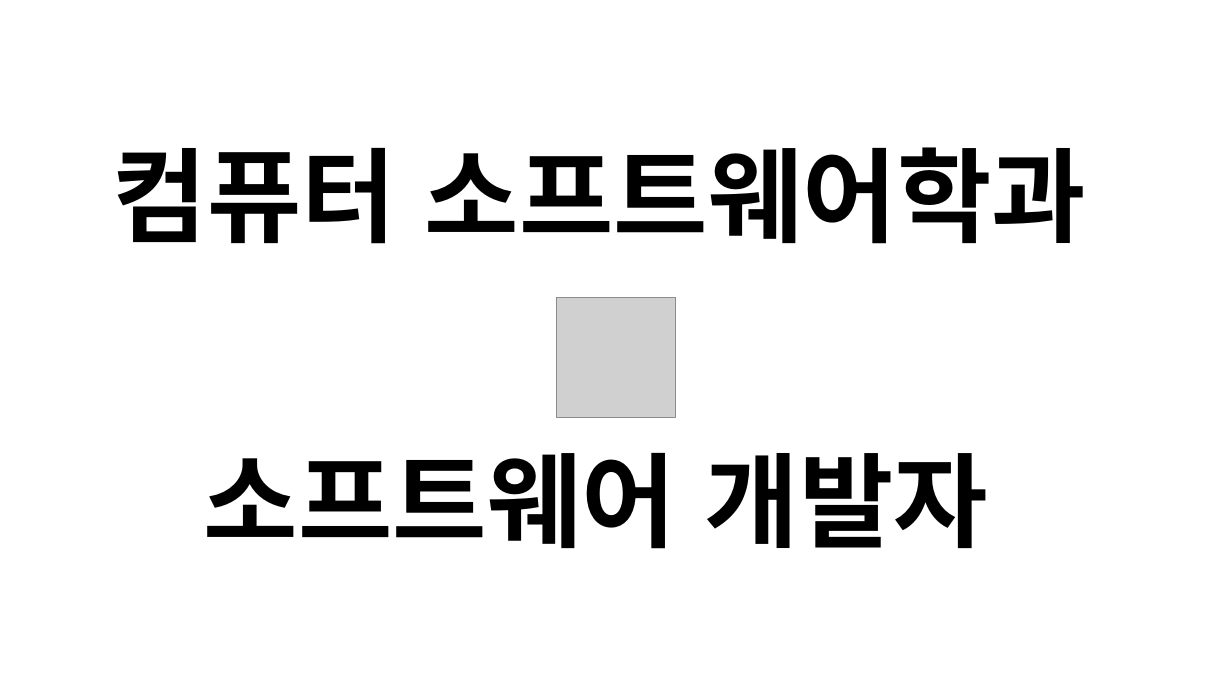
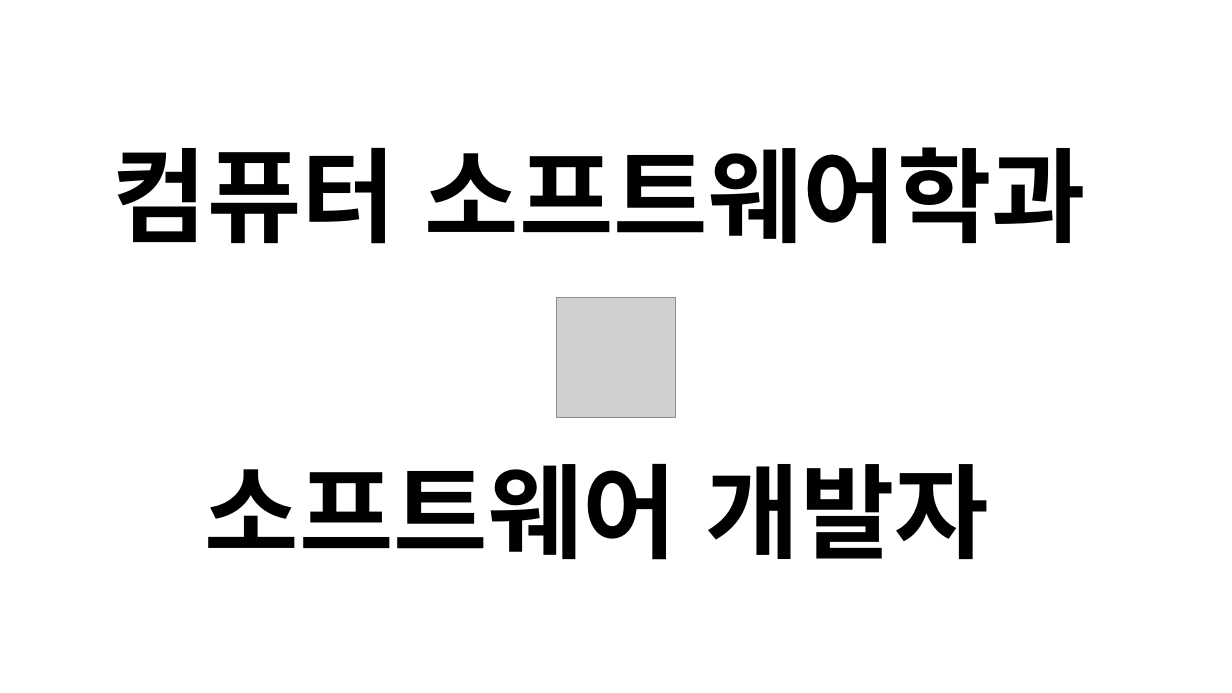
Before and after one commit to ppark-jjong/TIL, a slide deck: slide 11 of etc/2022 부천미래교육센터 멘토링.pptx (slide 8 before the commit). Drawn at 1232x693 pixels with LibreOffice and Linux fonts; fonts in the diff are those of the drawing; grey boxes stand for pictures. Boxes give left, top, right and bottom in pixels: in the first picture for what was removed or moved away, otherwise in the second. Text is boxed around its words. In the diff, an @@ line names an element or a change of style, - is before the commit and + after.

```diff
--- a/etc/2022 부천미래교육센터 멘토링.pptx
+++ b/etc/2022 부천미래교육센터 멘토링.pptx
@@ text "소프트웨어 개발자" moved from (x1=204, y1=453, x2=988, y2=549) to (x1=205, y1=464, x2=989, y2=560) @@
```
Also in this commit, not shown: 2 other slides changed, 24 slides added, 2 slides removed, 2 other files.
